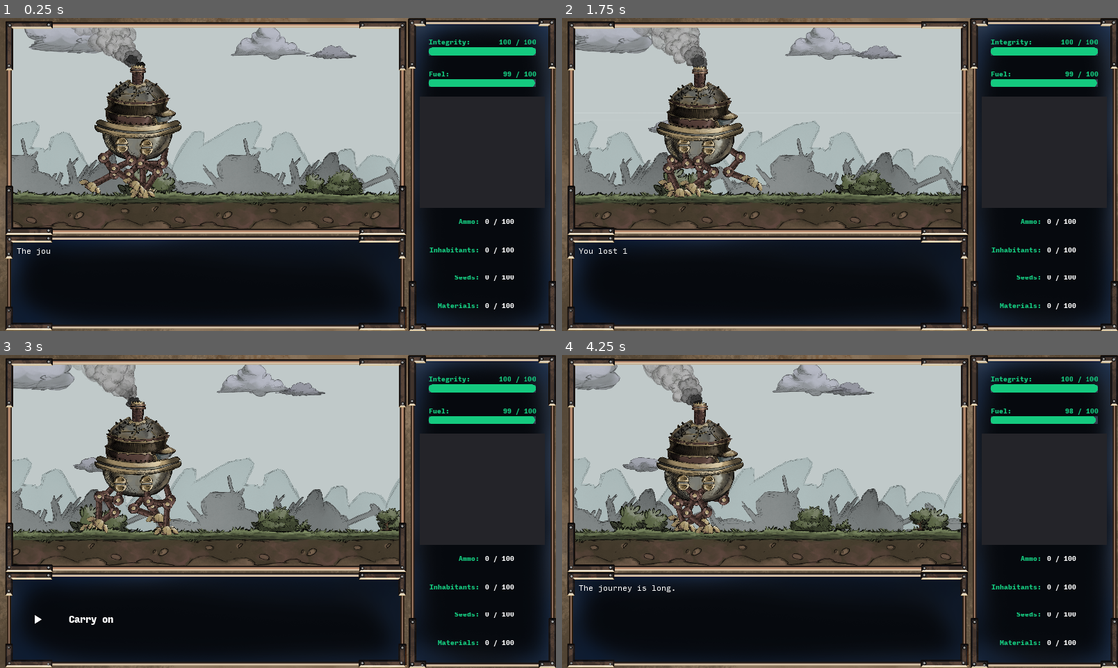
Above: before the commit, frames 1-4 (two rows, left to right).
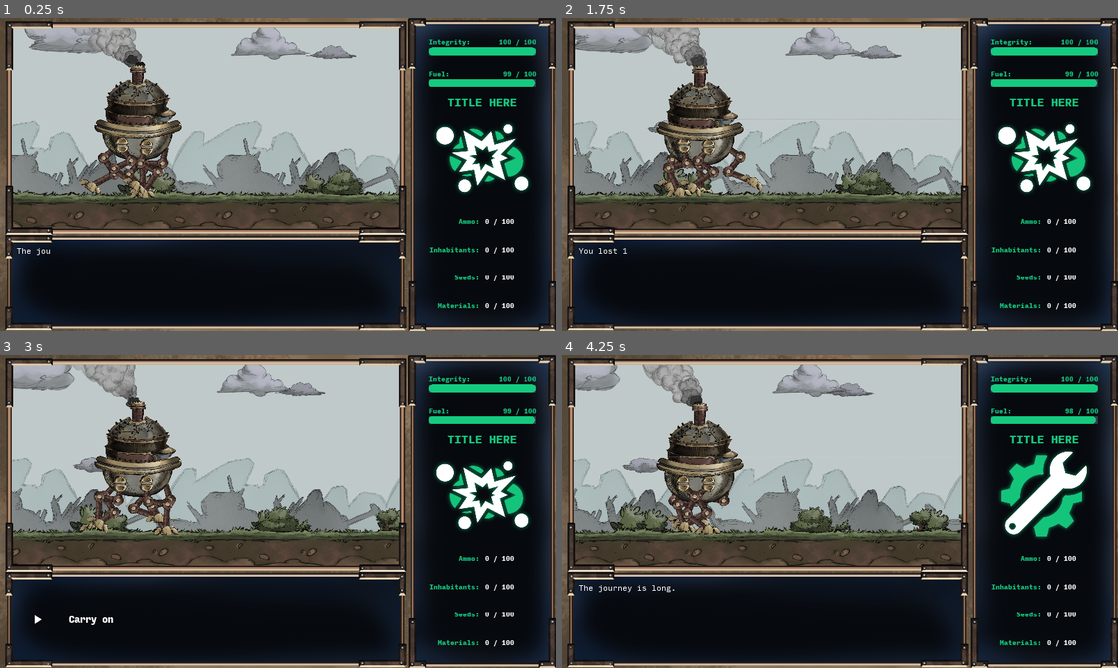
Above: after the commit, the same moments.

Repository: silverweed/ggj20
Game: Godot game, scene res://levels/Level.tscn
The game is run twice, just before and just after one commit, with the same random seed, the same clock (stepped at 60 frames per second) and the same inputs.
Inputs:
- Up to frame 1 (0.25 s): no input
- Up to frame 2 (1.75 s): hold Up (ui_up) 0.53-1.28 s; hold Z (advance_text) 0.53-1.28 s; hold Down (ui_down) from 1.28 s (still down); tap Z (advance_text) at 1.35 s
- Up to frame 3 (3 s): release Down (ui_down) at 2.03 s; hold Z (advance_text) 2.03-2.78 s; hold Up (ui_up) from 2.03 s (still down); tap Z (advance_text) at 2.85 s
- Up to frame 4 (4.25 s): release Up (ui_up) at 3.53 s; hold Down (ui_down) from 3.53 s (still down); hold Z (advance_text) from 3.53 s (still down)

The runs differ from the first frame. In frame 1, 6.9% of the frame differs, in the area x 76-97%, y 25-61%; in frame 2, 9.6%; in frame 3, 6.9%; in frame 4, 12%, in the area x 2-97%, y 3-68%.

Commit message:
add event proxy and icons

Diff:
--- a/EventTypes.gd
+++ b/EventTypes.gd
@@ -6,6 +6,12 @@
 	var choices = []      # [Choice]
 	var stat_changes = [] # [Stat_Change]
 	var mod_changes = []  # [Stat_Change]
+
+
+class Proxy_Event:
+	var choice: Event_Choice
+	var stat_changes = []
+	var mod_changes = []
 
 
 class Stat_Change:
--- a/GameManager.gd
+++ b/GameManager.gd
@@ -15,8 +15,9 @@
 	globals.game_mgr = self
 	if globals.events.events.empty():
 		globals.events.load_events("base_events.txt")
-		globals.events.load_events("event_pack_1.txt")
-		globals.events.load_events("event_pack_2.txt")
+#		globals.events.load_events("event_pack_1.txt")
+#		globals.events.load_events("event_pack_2.txt")
+#		globals.events.load_events("null_events_1-11.txt")
 #		globals.events.load_events("test_events.txt")
 
 	var event_uis = get_tree().get_nodes_in_group("event_ui")
@@ -46,31 +47,9 @@
 
 
 func on_event_choice_selected(event: EventTypes.Event, n_choice: int):
-	var next_evt = eval_event_choice_outcome(event.choices[n_choice])
+	var next_evt = globals.eval_event_choice_outcome(event.choices[n_choice])
 	if next_evt != "":
 		globals.run_event(next_evt)
-
-
-func eval_event_choice_outcome(choice: EventTypes.Event_Choice) -> String:
-	var stats = Globals.stats_cur
-	var chances = []
-	var cum_perc = 0
-	for outcome in choice.outcomes:
-		var percent = EventParser.compute_chance_expr(
-			outcome.chance_expr, stats, globals.player.modules)
-		percent = min(100 - cum_perc, percent)
-		cum_perc += percent
-		chances.push_back(cum_perc)
-		if cum_perc >= 100:
-			break
-
-	var r = rand_range(0, 100)
-	for i in range(0, len(chances)):
-		if r <= chances[i]:
-			return choice.outcomes[i].linked_event
-
-	assert(len(choice.outcomes) == 0, "Choice not made!")
-	return ""
 
 
 func gameover():
--- a/Globals.gd
+++ b/Globals.gd
@@ -93,7 +93,19 @@
 	return Gameover_State.Not_Game_Over
 
 
+# name can be an Event id or a Proxy_Event id
 func run_event(name: String):
+	var proxy_recursion = 0
+	var orig_name = name
+	while events.proxies.has(name):
+		var prev_name = name
+		name = follow_proxy(events.proxies[name])
+		print("[note] following proxy ", prev_name, " -> ", name)
+		proxy_recursion += 1
+		if proxy_recursion > 64:
+			print("[error] Proxy recursion exceeded (starting from ", name, ")")
+			return
+
 	if !events.has(name):
 		print("[warning] inexisting event ", name)
 		return
@@ -131,8 +143,38 @@
 	return changes
 
 
+# Applies changes and returns next event id
+func follow_proxy(proxy: EventTypes.Proxy_Event) -> String:
+	apply_stat_changes(proxy.stat_changes)
+	apply_mod_changes(proxy.mod_changes)
+	return eval_event_choice_outcome(proxy.choice)
+
+
+func eval_event_choice_outcome(choice: EventTypes.Event_Choice) -> String:
+	var stats = stats_cur
+	var chances = []
+	var cum_perc = 0
+	for outcome in choice.outcomes:
+		var percent = EventParser.compute_chance_expr(
+			outcome.chance_expr, stats, player.modules)
+		percent = min(100 - cum_perc, percent)
+		cum_perc += percent
+		chances.push_back(cum_perc)
+		if cum_perc >= 100:
+			break
+
+	var r = rand_range(0, 100)
+	for i in range(0, len(chances)):
+		if r <= chances[i]:
+			return choice.outcomes[i].linked_event
+
+	assert(len(choice.outcomes) == 0, "Choice not made!")
+	return ""
+
+
 # Vlambeer senpai.
 func do_screenshake():
 	if !screenshake_sys:
+		print("[warning] no screenshake system!")
 		return
-	screenshake_sys.screenshake(10.0, 0.3, false, true)
+	screenshake_sys.screenshake(4, 0.3, false, true)
--- a/ScreenShakeSystem.gd
+++ b/ScreenShakeSystem.gd
@@ -6,7 +6,6 @@
 const SHAKE_X = 1
 const SHAKE_Y = 1 << 1
 
-var noise : OpenSimplexNoise
 var camera : Camera2D
 
 var shake_t = 0
@@ -15,11 +14,6 @@
 var flags = 0
 
 func _ready():
-	noise = OpenSimplexNoise.new()
-	noise.seed = randi()
-	noise.octaves = 4
-	noise.period = 20
-	noise.persistence = 08
 	camera = get_node(camera_path)
 	assert(camera)
 	$"/root/Globals".screenshake_sys = self
@@ -30,21 +24,19 @@
 
 
 func _process(delta):
-	if shake_duration == 0:
-		set_process(false)
+	if shake_duration == 0 or shake_t >= shake_duration:
 		return
 
 	if shake_t < shake_duration:
 		shake_t += delta
 		if shake_t > shake_duration:
 			camera.offset = Vector2()
-			set_process(false)
 			return
 
 	var strength = lerp(shake_strength, 0, shake_t / shake_duration)
 
-	var x = noise.get_noise_2d(camera.offset.x + 1, camera.offset.y + 1)
-	var y = noise.get_noise_2d(camera.offset.y + 1, camera.offset.x + 1)
+	var x = sin(shake_t * 70)
+	var y = sin(shake_t * 70)
 	if flags & SHAKE_X:
 		camera.offset.x = strength * x
 	if flags & SHAKE_Y:
@@ -65,4 +57,3 @@
 	if enable_y:
 		flags |= SHAKE_Y
 		camera.offset.y = starting_y_off
-	set_process(true)
--- a/events/EventParser.gd
+++ b/events/EventParser.gd
@@ -4,8 +4,9 @@
 	print("[syntax_error] at ", fname, ":", lineno, ": ", msg)
 
 
-static func parse_all_events(fname: String, file: File): # -> Dict(name -> Event)
+static func parse_all_events(fname: String, file: File): # -> [Dict(name -> Event), Dict(name -> Proxy_Event)]
 	var events = {}
+	var proxies = {}
 	# Format:
 	#   event event_name # comment is ignored
 	#   title Event Title (more than 1 word allowed)
@@ -23,12 +24,15 @@
 	#      ...
 	#   end
 	# ...repeats
+	# There are also "proxies", which are used to select between
+	# events without interaction with user
 	var cur_event: EventTypes.Event = null
 	var cur_event_key = ""
 	var started_desc = false
 	var desc = ""
 	var cur_choice: EventTypes.Event_Choice = null
 	var lineno = 0
+	var cur_proxy: EventTypes.Proxy_Event = null
 	while !file.eof_reached():
 		var line = file.get_line()
 		lineno += 1
@@ -46,11 +50,19 @@
 		line = noncomment_comment[0].strip_edges()
 
 		if line.begins_with("event"):
-			if cur_event != null:
-				synerr(fname, lineno, "previous event wasn't ended when read 'event'")
+			if cur_event != null or cur_proxy != null:
+				synerr(fname, lineno, "previous event or proxy wasn't ended when read 'event'")
 				break
 			cur_event = EventTypes.Event.new()
 			cur_event_key = line.trim_prefix("event").strip_edges()
+
+		elif line.begins_with("proxy"):
+			if cur_event != null or cur_proxy != null:
+				synerr(fname, lineno, "previous event or proxy wasn't ended when read 'event'")
+				break
+			cur_proxy = EventTypes.Proxy_Event.new()
+			cur_event_key = line.trim_prefix("proxy").strip_edges()
+			cur_choice = EventTypes.Event_Choice.new()
 
 		elif line.begins_with("title"):
 			if cur_event == null:
@@ -69,6 +81,9 @@
 			started_desc = true
 
 		elif line.begins_with(">"):
+			if cur_proxy != null:
+				synerr(fname, lineno, "proxies cannot have explicit choices.")
+				break
 			if cur_choice != null:
 				cur_event.choices.push_back(cur_choice)
 			cur_choice = EventTypes.Event_Choice.new()
@@ -98,11 +113,11 @@
 			cur_choice.outcomes.push_back(outcome)
 
 		elif line.begins_with("change"):
-			if cur_choice != null:
-				synerr(fname, lineno, "cannot have stat change inside choice")
-				break
-			if cur_event == null:
-				synerr(fname, lineno, "found stat change outside an event")
+			if cur_choice != null and cur_event != null:
+				synerr(fname, lineno, "events cannot have stat change inside choice")
+				break
+			if cur_event == null and cur_proxy == null:
+				synerr(fname, lineno, "found stat change outside an event or proxy")
 				break
 			line = line.trim_prefix("change").strip_edges().trim_prefix("[")
 			var tokens = line.split("]")
@@ -115,15 +130,19 @@
 			var change_part = tokens[1].strip_edges().split(" ")
 			stat_change.stat_name = change_part[0]
 			stat_change.change = int(change_part[1])
-			cur_event.stat_changes.push_back(stat_change)
+			if cur_event:
+				cur_event.stat_changes.push_back(stat_change)
+			else:
+				assert(cur_proxy != null)
+				cur_proxy.stat_changes.push_back(stat_change)
 
 		elif line.begins_with("module"):
 			# Copypasted from change
-			if cur_choice != null:
-				synerr(fname, lineno, "cannot have module change inside choice")
-				break
-			if cur_event == null:
-				synerr(fname, lineno, "found module change outside an event")
+			if cur_choice != null and cur_event != null:
+				synerr(fname, lineno, "events cannot have module change inside choice")
+				break
+			if cur_event == null and cur_proxy == null:
+				synerr(fname, lineno, "found module change outside an event or proxy")
 				break
 			line = line.trim_prefix("module").strip_edges().trim_prefix("[")
 			var tokens = line.split("]")
@@ -136,21 +155,31 @@
 			var change_part = tokens[1].strip_edges().split(" ")
 			mod_change.stat_name = change_part[0].trim_prefix("m_")
 			mod_change.change = int(change_part[1])
-			cur_event.mod_changes.push_back(mod_change)
+			if cur_event:
+				cur_event.mod_changes.push_back(mod_change)
+			else:
+				assert(cur_proxy != null)
+				cur_proxy.mod_changes.push_back(mod_change)
 
 		elif line == "end":
 			if cur_choice != null:
-				cur_event.choices.push_back(cur_choice)
-			events[cur_event_key] = cur_event
+				if cur_event:
+					cur_event.choices.push_back(cur_choice)
+					events[cur_event_key] = cur_event
+				else:
+					assert(cur_proxy != null)
+					cur_proxy.choice = cur_choice
+					proxies[cur_event_key] = cur_proxy
 			cur_event = null
+			cur_proxy = null
 			cur_event_key = ""
 			cur_choice = null
 
 
-	if cur_event != null:
+	if cur_event != null or cur_proxy != null:
 		print("[warning] Not all events were parsed correctly.")
 
-	return events
+	return [events, proxies]
 
 
 
--- a/events/EventsDB.gd
+++ b/events/EventsDB.gd
@@ -3,6 +3,7 @@
 
 
 var events = {}
+var proxies = {}
 
 
 func has(name: String) -> bool:
@@ -17,18 +18,25 @@
 	var f = File.new()
 	assert(f.file_exists(fname), "File " + fname + " not found!")
 	f.open(fname, File.READ)
-	var new_events = EventParser.parse_all_events(fname, f)
+	var res = EventParser.parse_all_events(fname, f)
+	var new_events = res[0]
+	var new_proxies = res[1]
 	f.close()
 	print("[ok] loaded events from ", fname)
-#	debug_print_events(new_events)
+#	debug_print_events(new_events, new_proxies)
 	for key in new_events:
 		if events.has(key):
 			print("[warning] overwriting duplicate event ", key)
 		events[key] = new_events[key]
+	for key in new_proxies:
+		if proxies.has(key):
+			print("[warning] overwriting duplicate proxy ", key)
+		proxies[key] = new_proxies[key]
 
 
 
-func debug_print_events(evts):
+func debug_print_events(evts, proxs):
+	print("== Events ==")
 	for key in evts:
 		var event: EventTypes.Event = evts[key]
 		print("event ", key)
@@ -44,3 +52,14 @@
 			print("change [", change.chance_expr, "] ", change.stat_name, " ", change.change)
 		for change in event.mod_changes:
 			print("module [", change.chance_expr, "] ", change.stat_name, " ", change.change)
+
+	print("== Proxies ==")
+	for key in proxs:
+		var proxy: EventTypes.Proxy_Event = proxs[key]
+		print("proxy ", key)
+		for outcome in proxy.choice.outcomes:
+			print("[", outcome.chance_expr, "] ", outcome.linked_event)
+		for change in proxy.stat_changes:
+			print("change [", change.chance_expr, "] ", change.stat_name, " ", change.change)
+		for change in proxy.mod_changes:
+			print("module [", change.chance_expr, "] ", change.stat_name, " ", change.change)
--- a/levels/Level.tscn
+++ b/levels/Level.tscn
@@ -6,6 +6,7 @@
 [ext_resource path="res://ui/GameOverPanel.tscn" type="PackedScene" id=4]
 [ext_resource path="res://levels/AmbiencePlayer.gd" type="Script" id=5]
 [ext_resource path="res://ui/PauseMenu.tscn" type="PackedScene" id=6]
+[ext_resource path="res://sfx/Automa4.ogg" type="AudioStream" id=7]
 
 [node name="Level" type="Node2D"]
 
@@ -29,5 +30,9 @@
 position = Vector2( -2767.86, 330.172 )
 
 [node name="AmbiencePlayer" type="AudioStreamPlayer" parent="."]
-volume_db = 9.738
+volume_db = 3.0
 script = ExtResource( 5 )
+
+[node name="AudioStreamPlayer" type="AudioStreamPlayer" parent="."]
+stream = ExtResource( 7 )
+autoplay = true
--- a/player/Body.tscn
+++ b/player/Body.tscn
@@ -227,6 +227,7 @@
 
 [node name="AudioStreamPlayer" type="AudioStreamPlayer" parent="."]
 stream = ExtResource( 11 )
+volume_db = -0.2
 autoplay = true
 
 [node name="SmokeFX" type="Particles2D" parent="."]
--- a/player/IK_leg.tscn
+++ b/player/IK_leg.tscn
@@ -110,7 +110,9 @@
 
 [node name="AudioStreamPlayer" type="AudioStreamPlayer" parent="."]
 stream = ExtResource( 5 )
+volume_db = -1.0
 
 [node name="AudioStreamPlayer2" type="AudioStreamPlayer" parent="."]
 stream = ExtResource( 5 )
+volume_db = -1.0
 mix_target = 1
--- /dev/null
+++ b/ui/EventIconPanel.gd
@@ -0,0 +1,22 @@
+extends VBoxContainer
+
+const ICONS = {
+	"combat": preload("res://ui/textures/Event_Icons_T_event_combat.png"),
+	"heart": preload("res://ui/textures/Event_Icons_T_event_heart.png"),
+	"human": preload("res://ui/textures/Event_Icons_T_event_human.png"),
+	"repair": preload("res://ui/textures/Event_Icons_T_event_repair.png"),
+	"upgrade": preload("res://ui/textures/Event_Icons_T_event_upgrade.png")
+}
+
+onready var texture = $TextureRect
+
+func _ready():
+	$"/root/Globals".connect("event_started", self, "on_event_started")
+
+
+func on_event_started(event: EventTypes.Event, _stats_change, _mods_change):
+	texture.texture = ICONS[category(event)]
+
+
+func category(event: EventTypes.Event) -> String:
+	return ICONS.keys()[randi() % len(ICONS.keys())] # TODO
--- a/ui/EventIconPanel.tscn
+++ b/ui/EventIconPanel.tscn
@@ -1,10 +1,41 @@
-[gd_scene format=2]
+[gd_scene load_steps=5 format=2]
 
-[node name="EventIconPanel" type="Panel"]
-margin_top = 232.0
-margin_right = 431.0
-margin_bottom = 613.0
+[ext_resource path="res://ui/textures/Event_Icons_T_event_human.png" type="Texture" id=1]
+[ext_resource path="res://fonts/InputMono-Black.ttf" type="DynamicFontData" id=2]
+[ext_resource path="res://ui/EventIconPanel.gd" type="Script" id=3]
+
+[sub_resource type="DynamicFont" id=1]
+size = 38
+outline_color = Color( 0.0823529, 0.796078, 0.501961, 1 )
+font_data = ExtResource( 2 )
+
+[node name="EventIconPanel" type="VBoxContainer"]
+anchor_right = 1.0
+anchor_bottom = 1.0
+margin_top = 30.0
 size_flags_vertical = 3
+custom_constants/separation = -60
+script = ExtResource( 3 )
 __meta__ = {
 "_edit_use_anchors_": false
 }
+
+[node name="Label" type="Label" parent="."]
+margin_right = 1920.0
+margin_bottom = 97.0
+size_flags_vertical = 5
+custom_fonts/font = SubResource( 1 )
+custom_colors/font_color = Color( 0.0823529, 0.796078, 0.501961, 1 )
+text = "TITLE HERE
+"
+align = 1
+valign = 1
+
+[node name="TextureRect" type="TextureRect" parent="."]
+margin_top = 37.0
+margin_right = 1920.0
+margin_bottom = 1050.0
+size_flags_vertical = 7
+texture = ExtResource( 1 )
+expand = true
+stretch_mode = 6
--- a/ui/SidePanel.tscn
+++ b/ui/SidePanel.tscn
@@ -41,6 +41,11 @@
 size_flags_stretch_ratio = 0.6
 
 [node name="EventIconPanel" parent="VBoxContainer" instance=ExtResource( 3 )]
+anchor_right = 0.0
+anchor_bottom = 0.0
+margin_top = 232.0
+margin_right = 431.0
+margin_bottom = 613.0
 
 [node name="StatsPanel" parent="VBoxContainer" instance=ExtResource( 2 )]
 anchor_right = 0.0
Not shown, changed: base_events.txt
Not shown: 1 places in levels/Level.tscn that only renumber resources
Not shown, added: military_events.txt
Not shown, added: null_events_1-11.txt
Not shown, added: sfx/Automa4.ogg.import
Binary file added: ui/textures/Event_Icons_T_event_combat.png
Not shown, added: ui/textures/Event_Icons_T_event_combat.png.import
Binary file added: ui/textures/Event_Icons_T_event_heart.png
Not shown, added: ui/textures/Event_Icons_T_event_heart.png.import
Binary file added: ui/textures/Event_Icons_T_event_human.png
Not shown, added: ui/textures/Event_Icons_T_event_human.png.import
Binary file added: ui/textures/Event_Icons_T_event_repair.png
(and 4 more such lines)
